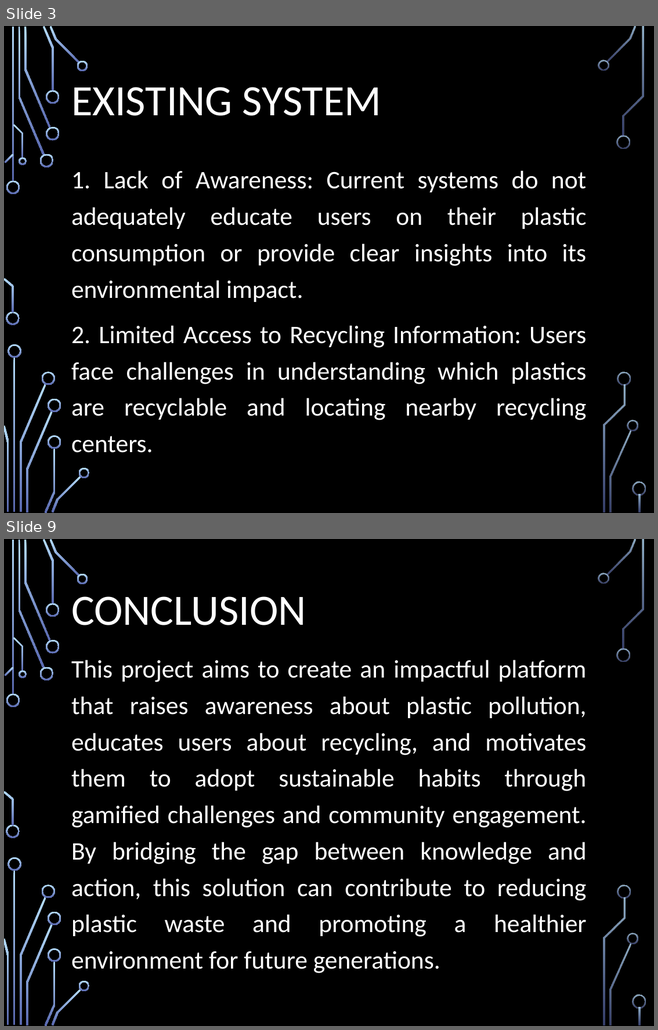
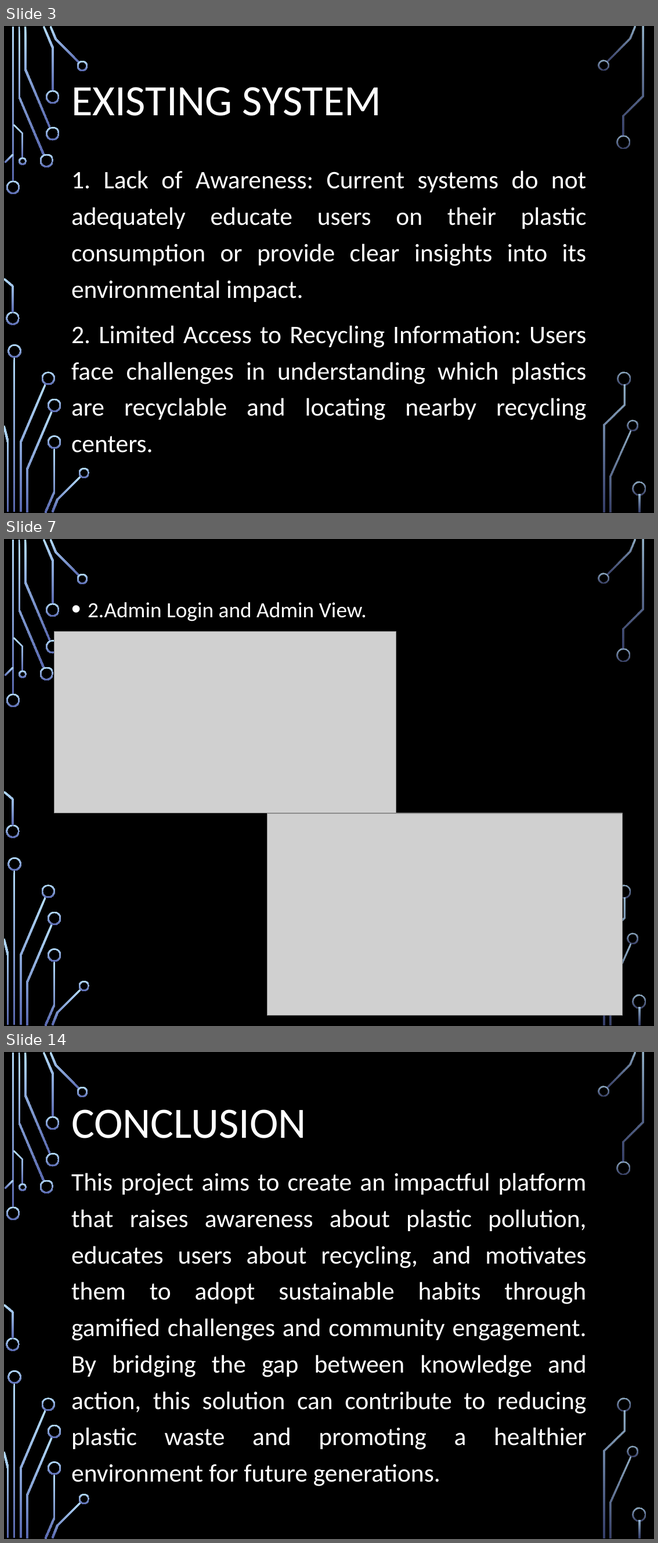
Before and after one commit to nimmyroz06/Main_project, a slide deck: Plastic_Waste_Calculator_Review.pptx. Shown one above the other, each under a label of ours: slides 3 and 9 before the commit, slides 3, 7 and 14 after it; the slides between them are not shown. The pictures are 658x1030 and 658x1543 pixels, drawn with LibreOffice and Linux fonts; fonts in the diff are those of the drawing; grey boxes stand for pictures; background and template pictures are left out. Boxes give left, top, right and bottom in pixels: in the first picture for what was removed or moved away, otherwise in the second. Text is boxed around its words. In the diff, an @@ line names an element or a change of style, - is before the commit and + after.

```diff
--- a/Plastic_Waste_Calculator_Review.pptx
+++ b/Plastic_Waste_Calculator_Review.pptx
@@ slide 7 added at (4, 539, 654, 1026), background picture (left out); not listed: 36 template elements that a slide beside it also shows @@
@@ text added at (88, 602, 366, 621), 24 pt, text #FFFFFF @@
+• 2.Admin Login and Admin View.
@@ picture added at (54, 632, 396, 814) @@
@@ picture added at (267, 813, 622, 1016) @@
@@ what was slide 9 is now slide 14 @@
```
Also in this commit, not shown: 4 slides changed, 5 other slides added, 1 slide removed, 29 other files.
